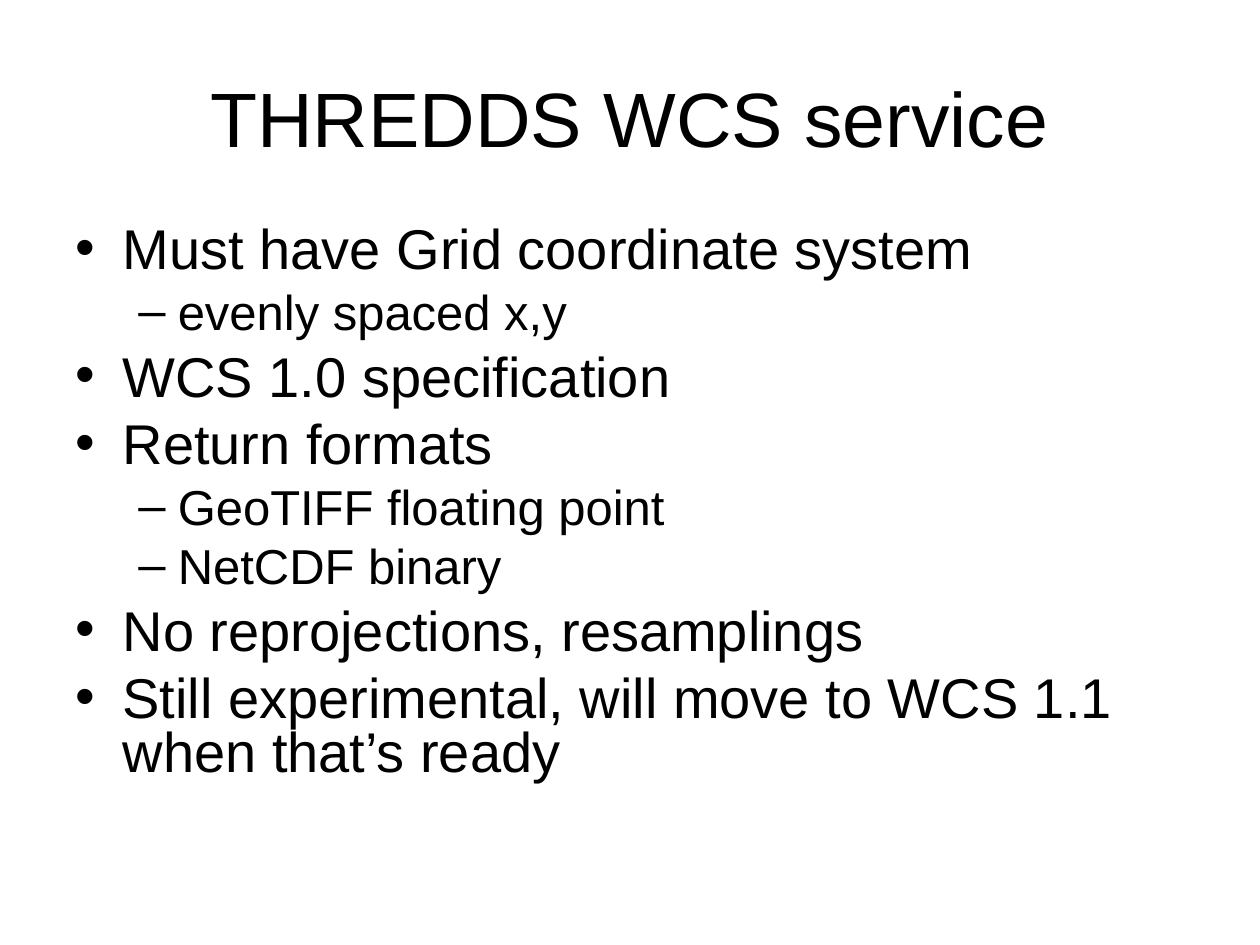
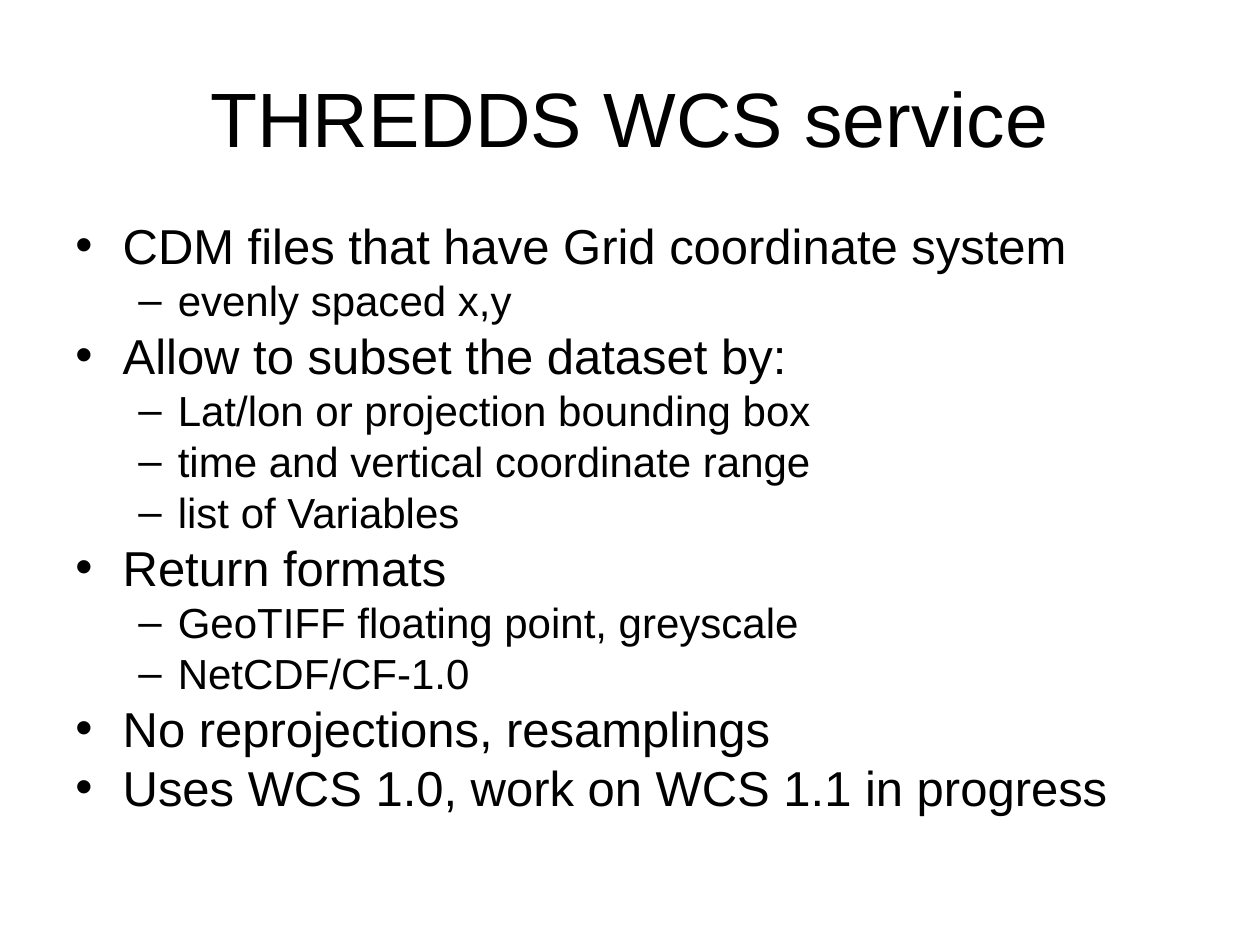
Before and after one commit to ooici-eoi/THREDDS, a slide deck: slide 8 of docs/web/thredds/tech/tutorial/TDSOverview.ppt (slide 9 before the commit). Drawn at 1260x945 pixels with LibreOffice and Linux fonts; fonts in the diff are those of the drawing; background and template pictures are left out. Boxes give left, top, right and bottom in pixels: in the first picture for what was removed or moved away, otherwise in the second. Text is boxed around its words. In the diff, an @@ line names an element or a change of style, - is before the commit and + after.

```diff
--- a/docs/web/thredds/tech/tutorial/TDSOverview.ppt
+++ b/docs/web/thredds/tech/tutorial/TDSOverview.ppt
@@ text at (123,228,1066,274): text changed; size 32 to 28 pt @@
-• Must have Grid coordinate system
+• CDM files that have Grid coordinate system
@@ text at (123,285,770,757): size 28 to 24 pt in "evenly spaced x,y"; size 32 to 28 pt in "Return formats", "No reprojections, resamplings"; less space between paragraphs @@
@@ text at (123,338,811,529): text changed; size 32 to 24 pt @@
-• WCS 1.0 specification
+• Allow to subset the dataset by:
+  – Lat/lon or projection bounding box
+  – time and vertical coordinate range
+  – list of Variables
@@ text at (178,607,799,690): text changed; size 28 to 24 pt @@
-  – GeoTIFF floating point
-  – NetCDF binary
+  – GeoTIFF floating point, greyscale
+  – NetCDF/CF-1.0
@@ text at (123,770,1108,817): text changed; size 32 to 28 pt @@
-• Still experimental, will move to WCS 1.1 when that’s ready
+• Uses WCS 1.0, work on WCS 1.1 in progress
```
Also in this commit, not shown: 9 other slides changed, 4 slides added, 1 slide removed, 16 other files.
